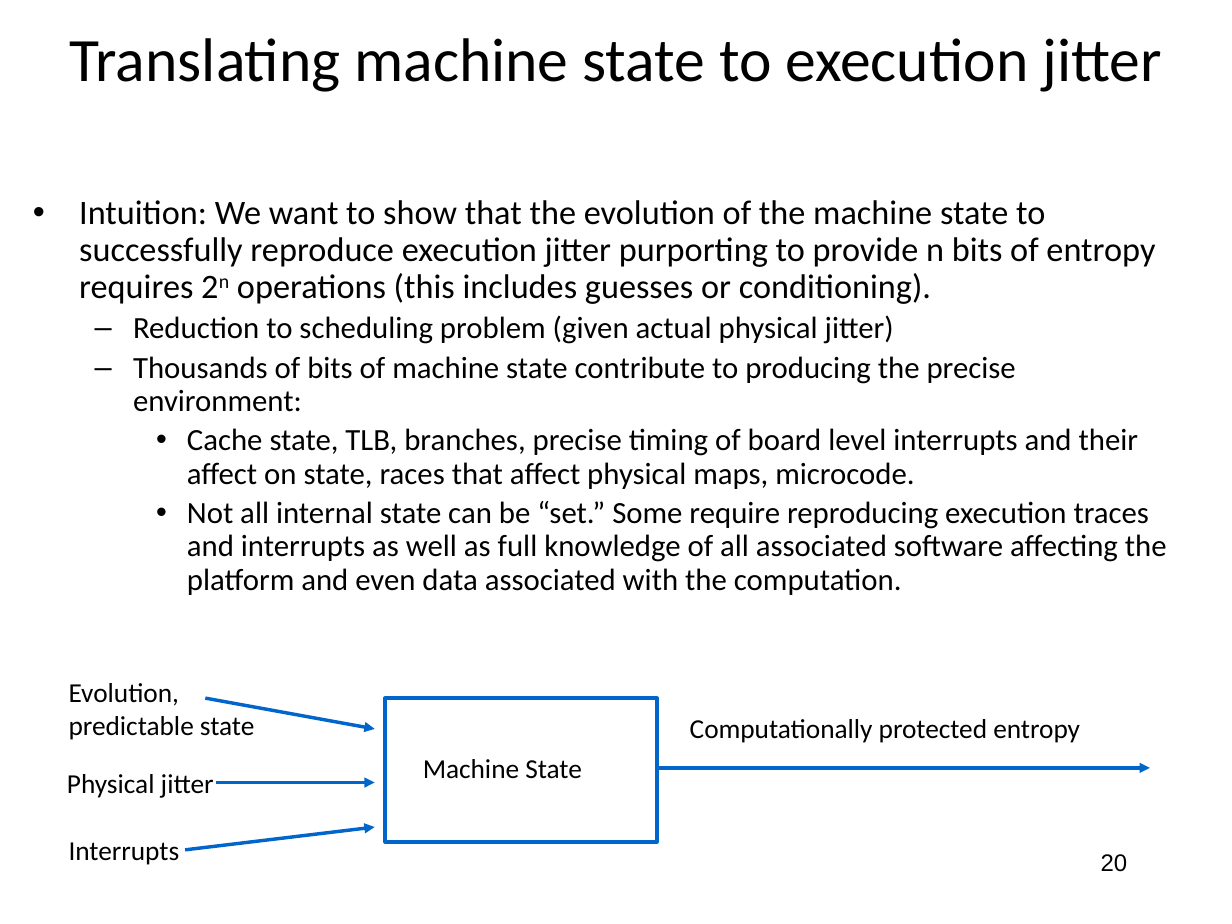
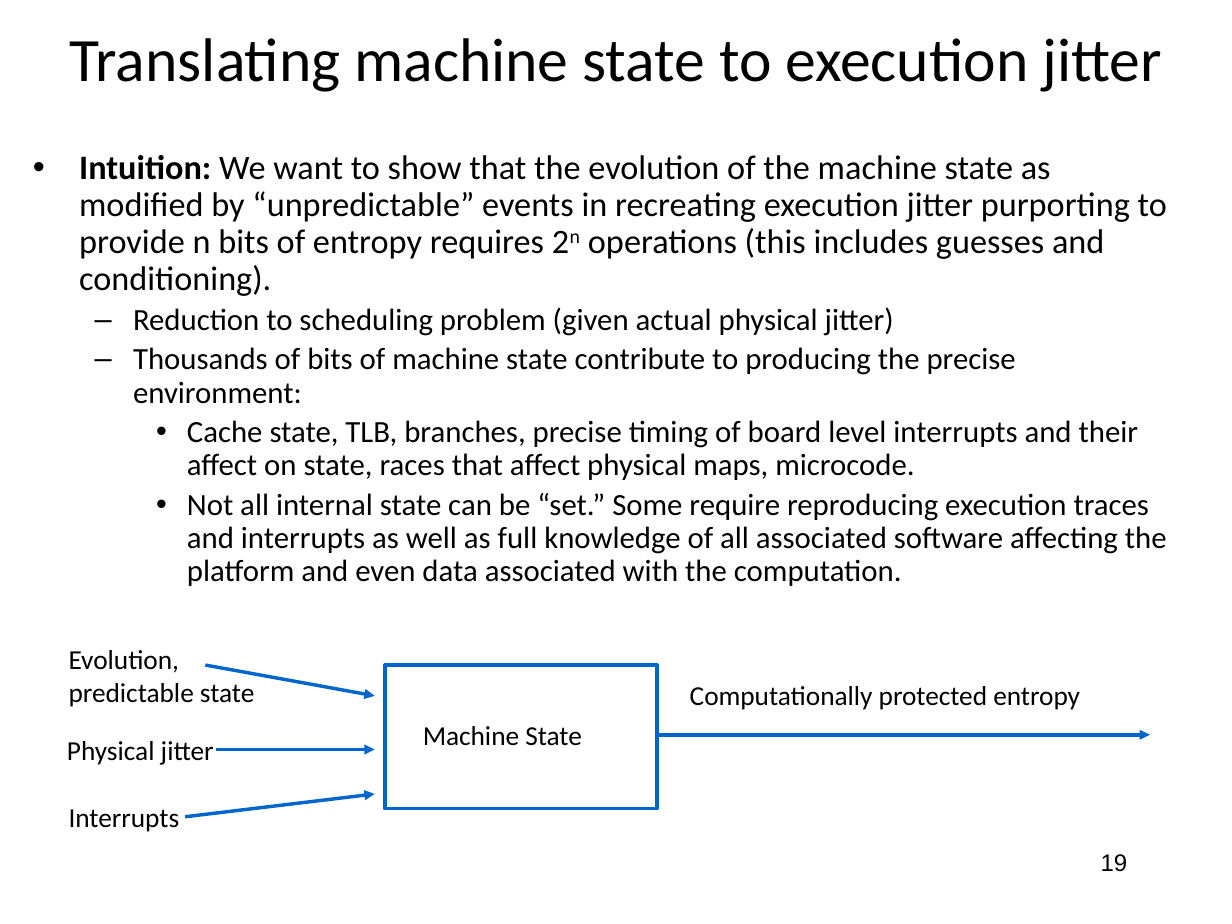
Before and after one commit to jlmucb/class_notes, a slide deck: slide 19 of BerkeleyClass/CS290Spring2013/Lectures/entropy_talk.pptx (slide 20 before the commit). Drawn at 1232x924 pixels with LibreOffice and Linux fonts; fonts in the diff are those of the drawing. Boxes give left, top, right and bottom in pixels: in the first picture for what was removed or moved away, otherwise in the second. Text is boxed around its words. In the diff, an @@ line names an element or a change of style, - is before the commit and + after.

Commit message:
Updated some entropy slides

```diff
--- a/BerkeleyClass/CS290Spring2013/Lectures/entropy_talk.pptx
+++ b/BerkeleyClass/CS290Spring2013/Lectures/entropy_talk.pptx
@@ text "Intuition: We want to show ...": place and size @@
-text "Intuition: We want to show ..." at (79,200,1167,595)
+text "Intuition: We want to show ..." at (79,155,1167,586)
@@ text at (79,155,1167,296): text changed @@
-• Intuition: We want to show that the evolution of the machine state to successfully reproduce execution jitter purporting to provide n bits of entropy requires 2n operations (this includes guesses or conditioning).
+• Intuition: We want to show that the evolution of the machine state as modified by “unpredictable” events in recreating execution jitter purporting to provide n bits of entropy requires 2n operations (this includes guesses and conditioning).
@@ text "Evolution, predictable state": place and size @@
-text "Evolution, predictable state" at (69,683,254,740)
+text "Evolution, predictable state" at (69,650,254,707)
@@ 4 texts, 4 arrows, 1 rectangle: place and size @@
-4 texts, 4 arrows, 1 rectangle at (67,699,1149,865)
+4 texts, 4 arrows, 1 rectangle at (67,665,1149,832)
@@ page number at (1101,854,1128,872): text changed @@
-20
+19
```
Also in this commit, not shown: 10 other slides changed, 1 other file.
